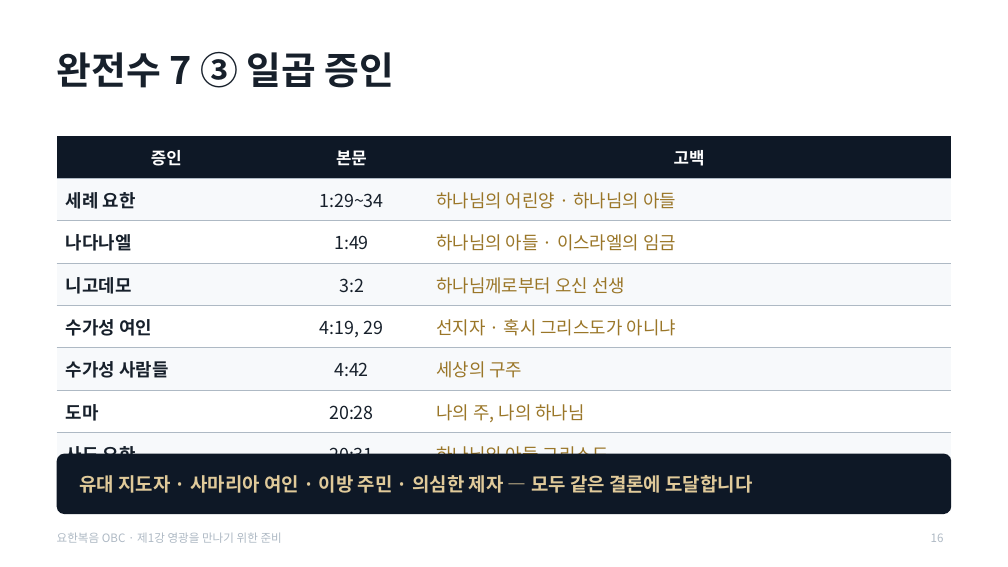
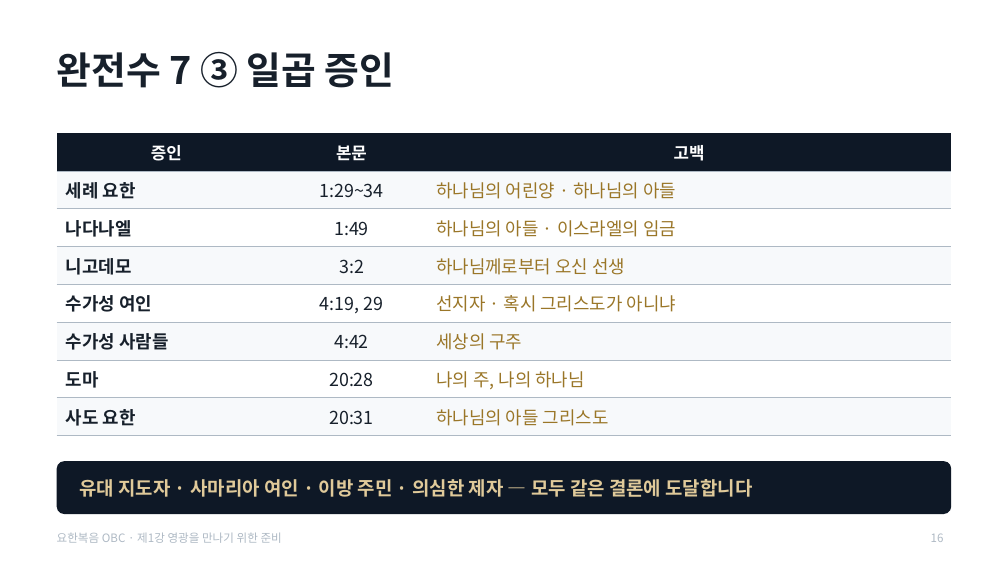
Before and after one commit to mio-modu/bible_GospelofJohn, a slide deck: slide 16 of dist/요한복음_1강_영광을_만나기_위한_준비.pptx. Drawn at 1008x567 pixels with LibreOffice and Linux fonts; fonts in the diff are those of the drawing. Boxes give left, top, right and bottom in pixels: in the first picture for what was removed or moved away, otherwise in the second. Text is boxed around its words. In the diff, an @@ line names an element or a change of style, - is before the commit and + after.

```diff
--- a/dist/요한복음_1강_영광을_만나기_위한_준비.pptx
+++ b/dist/요한복음_1강_영광을_만나기_위한_준비.pptx
@@ table: place and size @@
-table at (57, 136, 951, 458)
+table at (57, 133, 951, 430)
@@ rounded rectangle: place and size @@
-rounded rectangle at (57, 454, 951, 514)
+rounded rectangle at (57, 461, 951, 514)
@@ rounded rectangle at (57, 461, 951, 514): proportions changed @@
@@ text "유대 지도자 · 사마리아 여인 ...": place and size @@
-text "유대 지도자 · 사마리아 여인 ..." at (79, 475, 753, 493)
+text "유대 지도자 · 사마리아 여인 ..." at (79, 479, 753, 497)
```
Also in this commit, not shown: 12 other slides changed, 5 other files.
